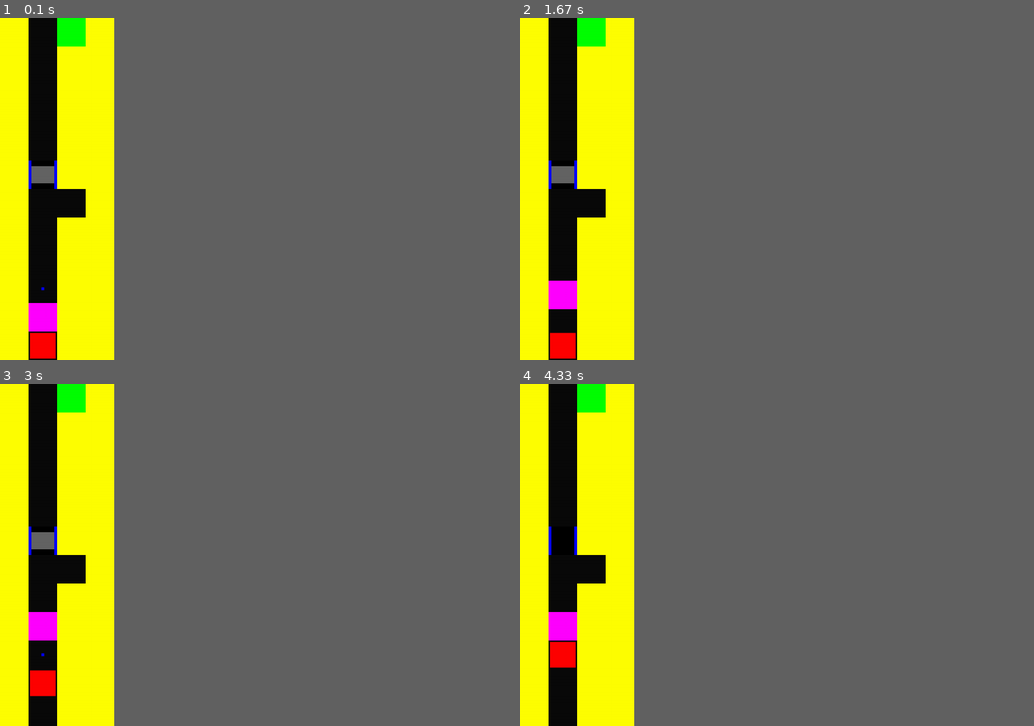
Above: before the commit, frames 1-4 (two rows, left to right).
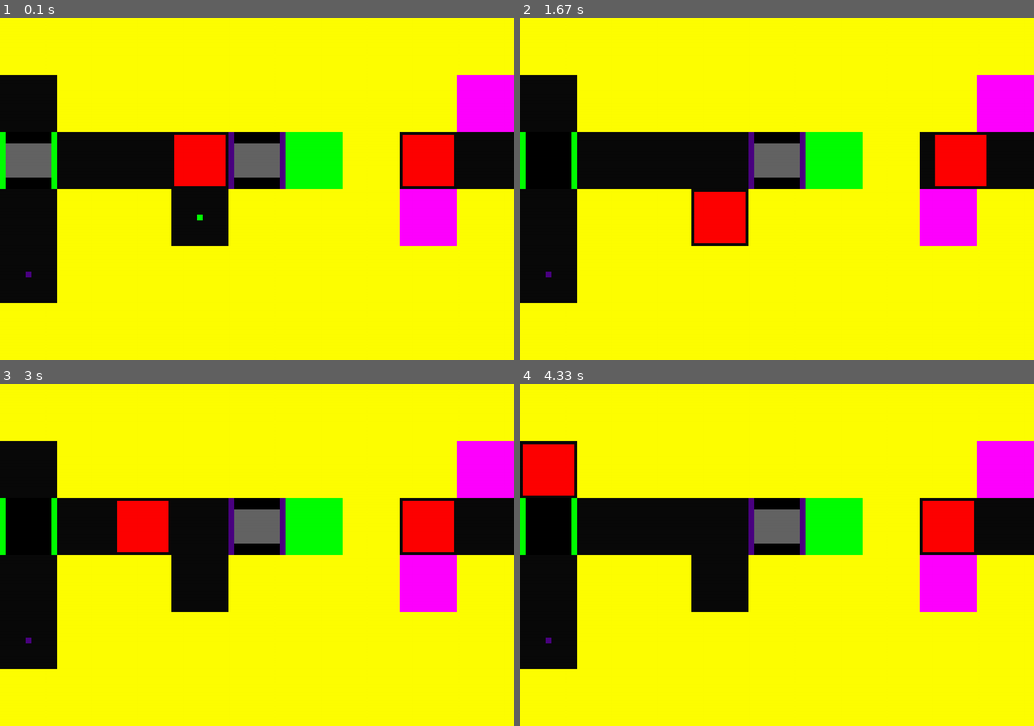
Above: after the commit, the same moments.

Repository: WingedSeal/mazegame
Game: pygame game, started from src/main.py
Two runs of this game, one before a commit and one after it. Both use one fixed random seed, a clock stepped at 60 frames per second and the inputs below.
Inputs:
- Up to frame 1 (0.1 s): no input
- Up to frame 2 (1.67 s): no input
- Up to frame 3 (3 s): tap Enter every 0.33 s from 1.83 to 2.83 s
- Up to frame 4 (4.33 s): tap Enter every 0.33 s from 3.17 to 4.17 s
In our replay, the window is 200x600 before the commit and 900x600 after it. These sizes can differ from the game's own. Grey fills any space a smaller window leaves; there, only what the larger window draws over its background counts as a difference.

The runs differ from the first frame. In frame 1, 26% of the frame differs, in the area x 0-100%, y 0-100%; in frame 2, 26%; in frame 3, 26%; in frame 4, 27%.

Commit message:
feat: add example1

Diff:
--- a/src/main.py
+++ b/src/main.py
@@ -2,27 +2,21 @@
 
 
 def script():
-    while get_tile(UP) != ENEMY:
-        move(HALT)
-    while get_tile(UP) == ENEMY:
-        move(HALT)
-    count = 0
-    while count < 5:
-        if get_tile(UP) == ENEMY:
-            move(HALT)
-        else:
-            move(UP)
-            count += 1
-
     move(RIGHT)
-    while get_tile(LEFT) != ENEMY:
-        move(HALT)
-    while get_tile(LEFT) == ENEMY:
-        move(HALT)
+    move(DOWN)
     move(LEFT)
-    for _ in range(6):
+    move(UP)
+    for _ in range(3):
+        move(LEFT)
+    move(UP)
+    move(RIGHT)
+    for _ in range(3):
+        move(DOWN)
+    move(LEFT)
+    for _ in range(2):
         move(UP)
-    move(RIGHT)
+    for _ in range(5):
+        move(RIGHT)
 
 
-run(script, HARD1)
+run(script, EXAMPLE1)
--- a/src/mazegame/api/maps/__init__.py
+++ b/src/mazegame/api/maps/__init__.py
@@ -1,2 +1,3 @@
 from .test_map import TEST_MAP
 from .hard1 import HARD1
+from .example1 import EXAMPLE1
--- /dev/null
+++ b/src/mazegame/api/maps/example1.py
@@ -0,0 +1,37 @@
+from ...direction import Direction
+from ...color import Color
+from ...map import Door, Enemy, Exit, Key, Map, Block, Player, Spike
+
+KEY1 = Key(Color.DEEP_BLUE)
+KEY2 = Key(Color.GREEN)
+DOOR1 = Door(Color.DEEP_BLUE)
+DOOR2 = Door(Color.GREEN)
+# fmt: off
+EXAMPLE1 = Map(
+    [
+        [Block(), Block(), Block(), Block(),  Block(), Block(), Block(), Block(),  Block()],
+        [None,    Block(), Block(), Block(),  Block(), Block(), Block(), Block(),  Spike()],
+        [DOOR2,   None,    None,    Player(), DOOR1,   Exit(),  Block(), Player(), None   ],
+        [None,    Block(), Block(), KEY2,     Block(), Block(), Block(), Spike(),  Block()],
+        [KEY1,    Block(), Block(), Block(),  Block(), Block(), Block(), Block(),  Block()],
+        [Block(), Block(), Block(), Block(),  Block(), Block(), Block(), Block(),  Block()]
+    ]
+)
+# fmt: on
+
+# def script():
+#     move(RIGHT)
+#     move(DOWN)
+#     move(LEFT)
+#     move(UP)
+#     for _ in range(3):
+#         move(LEFT)
+#     move(UP)
+#     move(RIGHT)
+#     for _ in range(3):
+#         move(DOWN)
+#     move(LEFT)
+#     for _ in range(2):
+#         move(UP)
+#     for _ in range(5):
+#         move(RIGHT)
--- a/src/mazegame/map.py
+++ b/src/mazegame/map.py
@@ -367,6 +367,11 @@
         self.map = map
         self.height = len(map)
         self.width = len(map[0]) if map else 0
+        for i, row in enumerate(map):
+            if len(row) != self.width:
+                raise ValueError(
+                    f"Expected MxN matrix for map argument ({self.width}x{self.height}). Row {i} has different length ({len(row)})."
+                )
 
     def get_positions(self, cls: Type[Tile]) -> list[tuple[int, int]]:
         """
